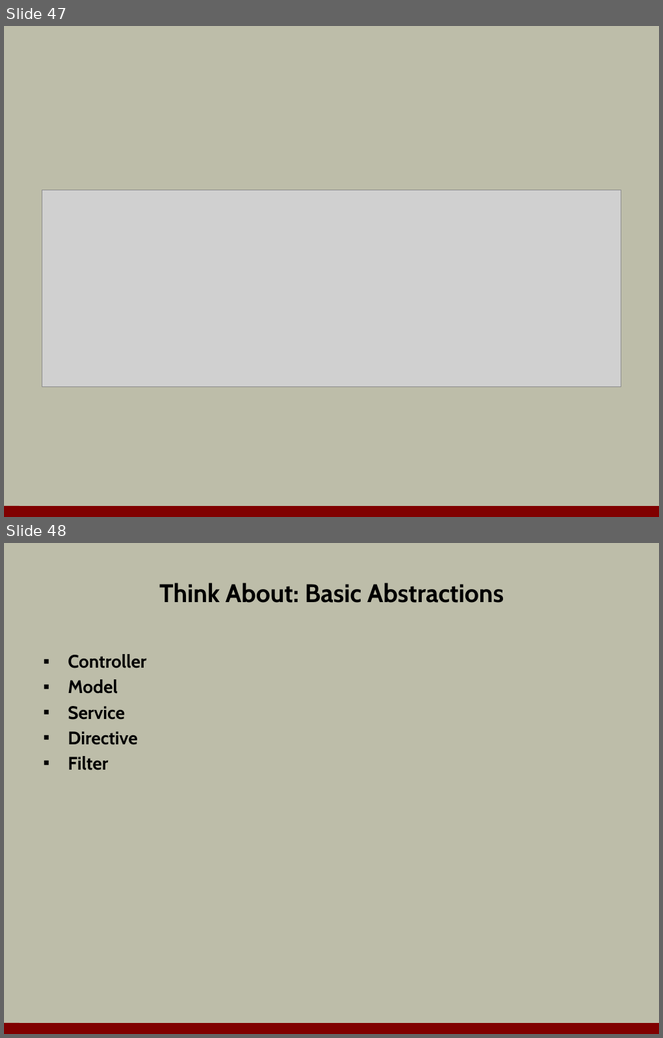
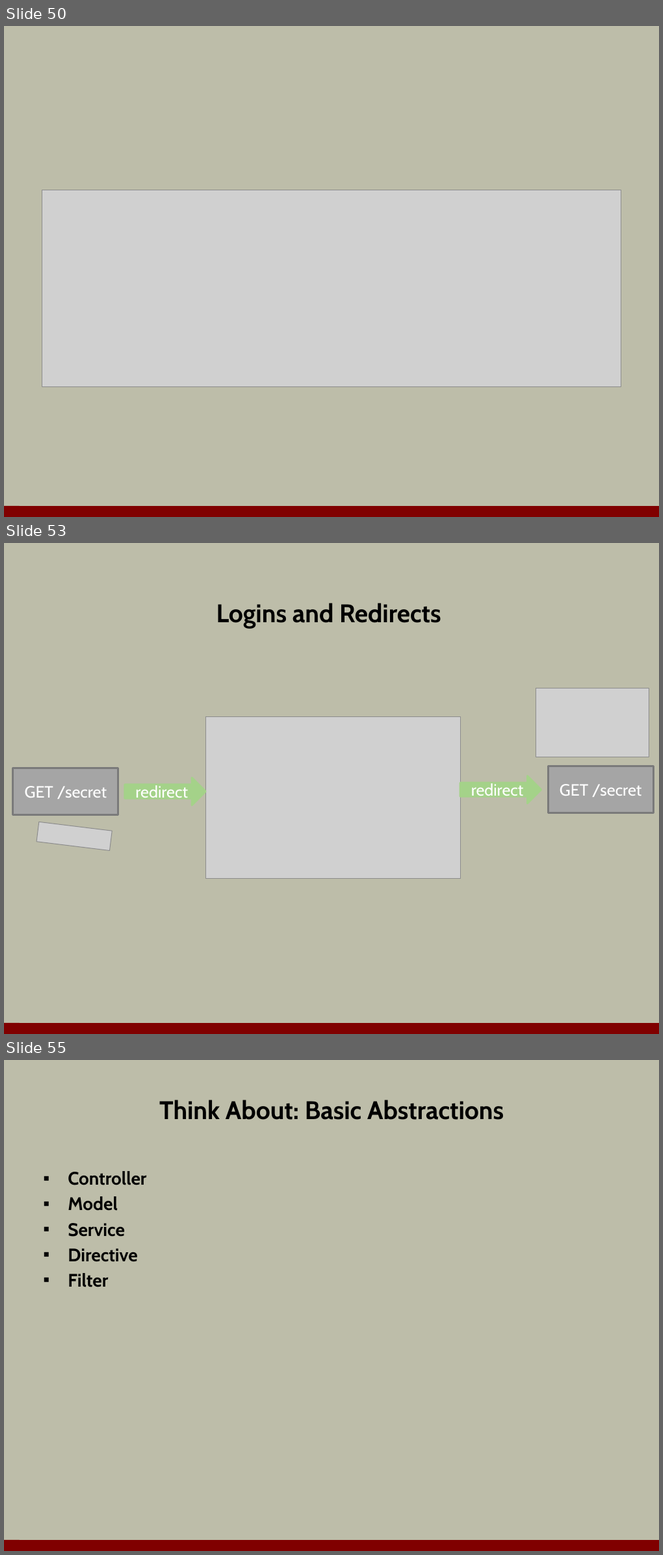
Before and after one commit to OdeToCode/classes, a slide deck: angularjs/slides/09_pratices.pptx. Shown one above the other, each under a label of ours: slides 47 and 48 before the commit, slides 50, 53 and 55 after it; the slides between them are not shown. The pictures are 663x1038 and 663x1555 pixels, drawn with LibreOffice and Linux fonts; fonts in the diff are those of the drawing; grey boxes stand for pictures; background and template pictures are left out. Boxes give left, top, right and bottom in pixels: in the first picture for what was removed or moved away, otherwise in the second. Text is boxed around its words. In the diff, an @@ line names an element or a change of style, - is before the commit and + after.

```diff
--- a/angularjs/slides/09_pratices.pptx
+++ b/angularjs/slides/09_pratices.pptx
@@ slide 53 added at [4, 543, 659, 1034], background #BDBDA9; not listed: 1 template element that a slide beside it also shows @@
@@ title added at [217, 603, 441, 629], 28 pt, text #000000, bold @@
+Logins and Redirects
@@ picture added at [536, 689, 649, 757] @@
@@ picture added at [206, 717, 462, 878] @@
@@ rectangle added at [13, 769, 118, 815], fill #A5A5A5, outline #7A7A7A 2 pt, 18 pt, text #FFFFFF @@
+GET /secret
@@ right arrow added at [461, 776, 542, 804], fill #A4D289, outline #A4D289 2 pt, 18 pt, text #FFFFFF @@
+redirect
@@ rectangle added at [549, 767, 654, 813], fill #A5A5A5, outline #7A7A7A 2 pt, 18 pt, text #FFFFFF @@
+GET /secret
@@ right arrow added at [124, 778, 206, 805], fill #A4D289, outline #A4D289 2 pt, 18 pt, text #FFFFFF @@
+redirect
@@ picture added at [36, 823, 112, 850] @@
@@ what was slide 47 is now slide 50 @@
@@ what was slide 48 is now slide 55 @@
```
Also in this commit, not shown: 1 slide changed, 6 other slides added.
